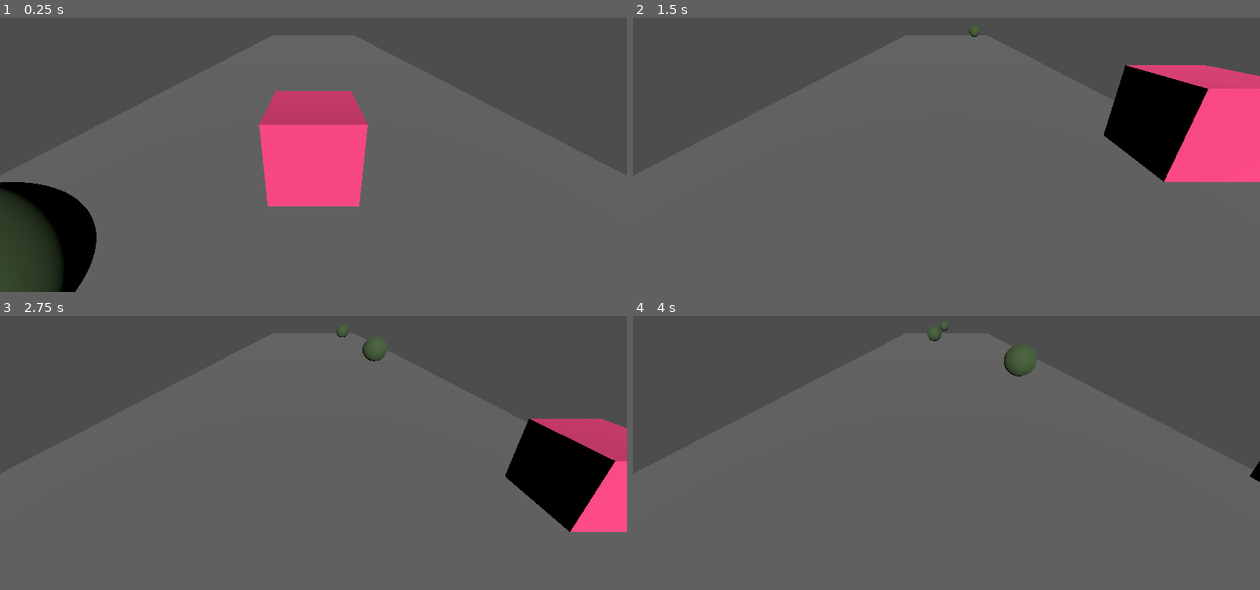
Above: before the commit, frames 1-4 (two rows, left to right).
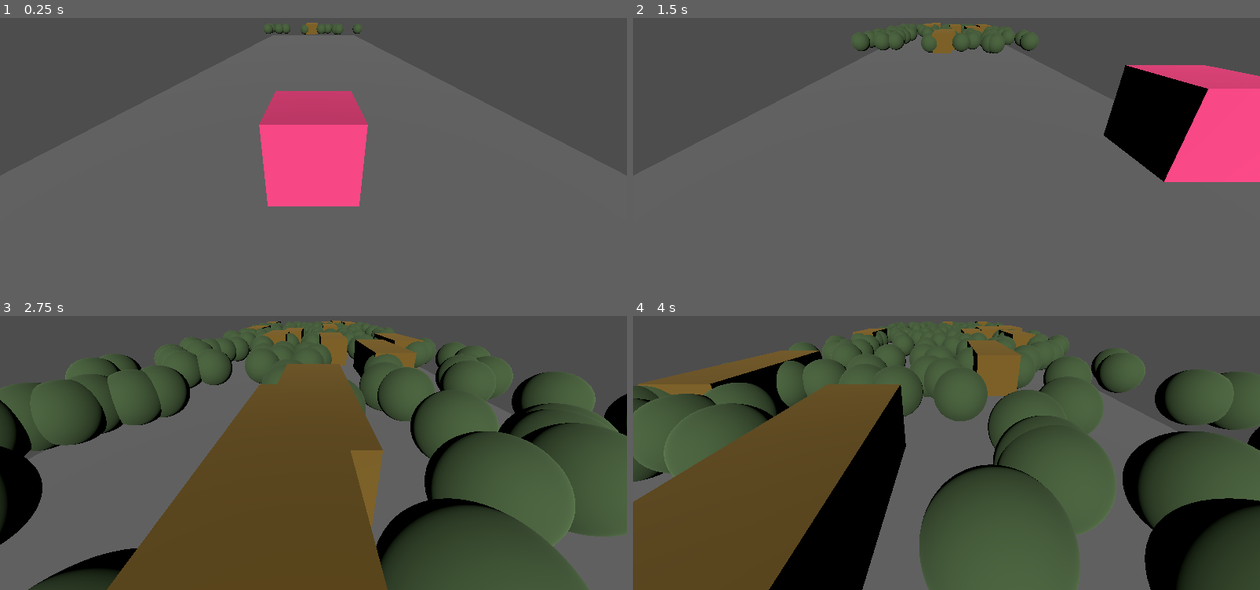
Above: after the commit, the same moments.

Repository: DoggyRuff6132/codedaylawinter2024
Game: Godot game, scene res://base_scene.tscn
Two runs of this game, one before a commit and one after it. Both use one fixed random seed, a clock stepped at 60 frames per second and the inputs below.
Inputs:
- Up to frame 1 (0.25 s): no input
- Up to frame 2 (1.5 s): hold D (Right) 0.53-1.28 s; tap S (Slide) at 0.6, 1.35 s; tap W (Jump) at 0.77 s; hold A (Left) from 1.28 s (still down)
- Up to frame 3 (2.75 s): tap W (Jump) at 1.52 s; release A (Left) at 2.03 s; hold D (Right) from 2.03 s (still down); tap S (Slide) at 2.1 s
- Up to frame 4 (4 s): tap S (Slide) at 2.85, 3.6 s; tap W (Jump) at 3.02, 3.77 s; release D (Right) at 3.53 s; hold A (Left) from 3.53 s (still down)

The runs differ from the first frame. In frame 1, 5.6% of the frame differs, in the area x 0-58%, y 1-100%; in frame 2, 1.3%; in frame 3, 61%; in frame 4, 67%, in the area x 0-100%, y 2-100%.

Commit message:
finished the multi object spawner and a you lose

Diff:
--- a/CodeDayLA2024/Health.gd
+++ b/CodeDayLA2024/Health.gd
@@ -3,10 +3,18 @@
 
 @export var maxHealth : int = 100
 var currentHealth : int = 100
+var dead = false
 
+@onready var dieSound = $dieSound
 # Called when the node enters the scene tree for the first time.
 func _ready():
 	currentHealth = maxHealth
+
+func _process(delta):
+	currentHealth -= 1
+	print(currentHealth)
+	if currentHealth < 0 && !dead:
+		Die()
 
 func TakeDamage(damage : int):
 	currentHealth -= damage
@@ -14,4 +22,6 @@
 		Die()
 
 func Die():
-	get_parent().queue_free()
+	print("died")
+	dieSound.play()
+	dead = true
--- /dev/null
+++ b/CodeDayLA2024/Obstacles/ball_obstacle.tscn
@@ -0,0 +1,20 @@
+[gd_scene load_steps=5 format=3 uid="uid://cwdumy82l5nkp"]
+
+[ext_resource type="Script" path="res://Obstacles/obstacle.gd" id="1_ln1ob"]
+
+[sub_resource type="SphereShape3D" id="SphereShape3D_8cgyk"]
+
+[sub_resource type="StandardMaterial3D" id="StandardMaterial3D_rg0s8"]
+albedo_color = Color(0.278431, 0.380392, 0.227451, 1)
+
+[sub_resource type="SphereMesh" id="SphereMesh_ju24w"]
+material = SubResource("StandardMaterial3D_rg0s8")
+
+[node name="BallObstacle" type="StaticBody3D"]
+script = ExtResource("1_ln1ob")
+
+[node name="CollisionShape3D" type="CollisionShape3D" parent="."]
+shape = SubResource("SphereShape3D_8cgyk")
+
+[node name="MeshInstance3D" type="MeshInstance3D" parent="."]
+mesh = SubResource("SphereMesh_ju24w")
--- a/CodeDayLA2024/obstacle.gd
+++ b/CodeDayLA2024/Obstacles/obstacle.gd
@@ -1,10 +1,12 @@
-extends Area3D
+extends StaticBody3D
 
 @export var damage = 10
 var speed = 10
 
 func _physics_process(delta):
 	position.z += speed * delta
+	if position.z > 2:
+		queue_free()
 
 func _on_area_entered(area):
 	pass
--- /dev/null
+++ b/CodeDayLA2024/Obstacles/rectangle_obstacle.tscn
@@ -0,0 +1,24 @@
+[gd_scene load_steps=5 format=3 uid="uid://d2o5mes2hlee3"]
+
+[ext_resource type="Script" path="res://Obstacles/obstacle.gd" id="1_4ercy"]
+
+[sub_resource type="BoxShape3D" id="BoxShape3D_41lbo"]
+size = Vector3(1, 1, 3)
+
+[sub_resource type="StandardMaterial3D" id="StandardMaterial3D_nbcbl"]
+albedo_color = Color(0.494118, 0.376471, 0.121569, 1)
+
+[sub_resource type="BoxMesh" id="BoxMesh_imxiy"]
+material = SubResource("StandardMaterial3D_nbcbl")
+size = Vector3(1, 1, 3)
+
+[node name="RectangleObstacle" type="StaticBody3D"]
+script = ExtResource("1_4ercy")
+
+[node name="CollisionShape3D" type="CollisionShape3D" parent="."]
+transform = Transform3D(1, 0, 0, 0, 1, 0, 0, 0, 1, 0, 0, -1)
+shape = SubResource("BoxShape3D_41lbo")
+
+[node name="MeshInstance3D" type="MeshInstance3D" parent="."]
+transform = Transform3D(1, 0, 0, 0, 1, 0, 0, 0, 1, 0, 0, -1)
+mesh = SubResource("BoxMesh_imxiy")
--- a/CodeDayLA2024/Player.tscn
+++ b/CodeDayLA2024/Player.tscn
@@ -1,7 +1,8 @@
-[gd_scene load_steps=6 format=3 uid="uid://b6fhwvgbk3xn8"]
+[gd_scene load_steps=7 format=3 uid="uid://b6fhwvgbk3xn8"]
 
 [ext_resource type="Script" path="res://Health.gd" id="1_hal5y"]
 [ext_resource type="Script" path="res://Player.gd" id="1_ysvpv"]
+[ext_resource type="AudioStream" uid="uid://d28nced1t53oi" path="res://Audio/youlose.ogg" id="3_3s1xl"]
 
 [sub_resource type="BoxShape3D" id="BoxShape3D_nqfmq"]
 
@@ -12,7 +13,6 @@
 material = SubResource("StandardMaterial3D_8j0js")
 
 [node name="Player" type="CharacterBody3D"]
-disable_mode = 2
 collision_layer = 5
 collision_mask = 7
 script = ExtResource("1_ysvpv")
@@ -23,5 +23,9 @@
 [node name="Health" type="Node3D" parent="."]
 script = ExtResource("1_hal5y")
 
+[node name="dieSound" type="AudioStreamPlayer3D" parent="Health"]
+stream = ExtResource("3_3s1xl")
+attenuation_model = 3
+
 [node name="MeshInstance3D" type="MeshInstance3D" parent="."]
 mesh = SubResource("BoxMesh_ltiep")
--- a/CodeDayLA2024/Spawner.gd
+++ b/CodeDayLA2024/Spawner.gd
@@ -13,16 +13,14 @@
 		totalWeight += i.weight
 
 
-
 # Called every frame. 'delta' is the elapsed time since the previous frame.
 func _process(delta):
 	t_tbs -= delta
 
 	if t_tbs < 0:
 		var rng = RandomNumberGenerator.new()
-
-		var obj = _getObjectWeight(rng.randi_range(1,totalWeight)).instantiate()
-		print(obj)
+		var randnum = rng.randi_range(0,totalWeight-1)
+		var obj = _getObjectWeight(randnum).instantiate()
 
 		add_child(obj)
 
@@ -38,5 +36,3 @@
 		currentWeight += i.weight
 		if weight < currentWeight:
 			return i.scene
-
-	return objects[0].scene
--- a/CodeDayLA2024/ball_obstacle.tscn
+++ /dev/null
@@ -1,23 +0,0 @@
-[gd_scene load_steps=5 format=3 uid="uid://cwdumy82l5nkp"]
-
-[ext_resource type="Script" path="res://obstacle.gd" id="1_8e015"]
-
-[sub_resource type="SphereShape3D" id="SphereShape3D_tgegw"]
-
-[sub_resource type="StandardMaterial3D" id="StandardMaterial3D_rg0s8"]
-albedo_color = Color(0.278431, 0.380392, 0.227451, 1)
-
-[sub_resource type="SphereMesh" id="SphereMesh_4vnsp"]
-material = SubResource("StandardMaterial3D_rg0s8")
-
-[node name="Ball Obstacle" type="Area3D"]
-collision_layer = 3
-script = ExtResource("1_8e015")
-
-[node name="CollisionShape3D" type="CollisionShape3D" parent="."]
-shape = SubResource("SphereShape3D_tgegw")
-
-[node name="MeshInstance3D" type="MeshInstance3D" parent="."]
-mesh = SubResource("SphereMesh_4vnsp")
-
-[connection signal="area_entered" from="." to="." method="_on_area_entered"]
--- a/CodeDayLA2024/base_scene.tscn
+++ b/CodeDayLA2024/base_scene.tscn
@@ -1,7 +1,6 @@
-[gd_scene load_steps=6 format=3 uid="uid://bnipc4lt3b6af"]
+[gd_scene load_steps=5 format=3 uid="uid://bnipc4lt3b6af"]
 
 [ext_resource type="PackedScene" uid="uid://b6fhwvgbk3xn8" path="res://Player.tscn" id="1_y353s"]
-[ext_resource type="PackedScene" uid="uid://cwdumy82l5nkp" path="res://ball_obstacle.tscn" id="2_e451o"]
 [ext_resource type="PackedScene" uid="uid://04qg05plyioc" path="res://spawner.tscn" id="3_a2qr7"]
 
 [sub_resource type="BoxShape3D" id="BoxShape3D_4yvj8"]
@@ -27,9 +26,6 @@
 mesh = SubResource("BoxMesh_nm4wk")
 skeleton = NodePath("")
 
-[node name="Area3D" parent="." instance=ExtResource("2_e451o")]
-transform = Transform3D(1, 0, 0, 0, 1, 0, 0, 0, 1, -2, 1, -1)
-
 [node name="Camera3D" type="Camera3D" parent="."]
 transform = Transform3D(1, 0, 0, 0, 0.914882, 0.403721, 0, -0.403721, 0.914882, 0, 2.40261, 2.39791)
 
--- a/CodeDayLA2024/spawner.tscn
+++ b/CodeDayLA2024/spawner.tscn
@@ -1,14 +1,21 @@
-[gd_scene load_steps=5 format=3 uid="uid://04qg05plyioc"]
+[gd_scene load_steps=7 format=3 uid="uid://04qg05plyioc"]
 
 [ext_resource type="Script" path="res://Spawner.gd" id="1_rpmq1"]
-[ext_resource type="PackedScene" uid="uid://cwdumy82l5nkp" path="res://ball_obstacle.tscn" id="2_a6tqf"]
-[ext_resource type="Script" path="res://ObstacleWeight.gd" id="3_pmlim"]
+[ext_resource type="PackedScene" uid="uid://cwdumy82l5nkp" path="res://Obstacles/ball_obstacle.tscn" id="2_433qw"]
+[ext_resource type="Script" path="res://Obstacles/ObstacleWeight.gd" id="3_n5jdq"]
+[ext_resource type="PackedScene" uid="uid://d2o5mes2hlee3" path="res://Obstacles/rectangle_obstacle.tscn" id="4_vpm5u"]
 
-[sub_resource type="Resource" id="Resource_jhxpp"]
-script = ExtResource("3_pmlim")
-scene = ExtResource("2_a6tqf")
+[sub_resource type="Resource" id="Resource_jpsno"]
+script = ExtResource("3_n5jdq")
+scene = ExtResource("2_433qw")
 weight = 10
+
+[sub_resource type="Resource" id="Resource_na63f"]
+script = ExtResource("3_n5jdq")
+scene = ExtResource("4_vpm5u")
+weight = 1
 
 [node name="Spawner" type="Node3D"]
 script = ExtResource("1_rpmq1")
-objects = Array[ExtResource("3_pmlim")]([SubResource("Resource_jhxpp")])
+objects = Array[ExtResource("3_n5jdq")]([SubResource("Resource_jpsno"), SubResource("Resource_na63f")])
+timeBetweenSpawns = 0.0
Not shown, added: CodeDayLA2024/Audio/youlose.ogg.import
Renamed: CodeDayLA2024/ObstacleWeight.gd -> CodeDayLA2024/Obstacles/ObstacleWeight.gd
Not shown, added: CodeDayLA2024/Audio/youlose.ogg
